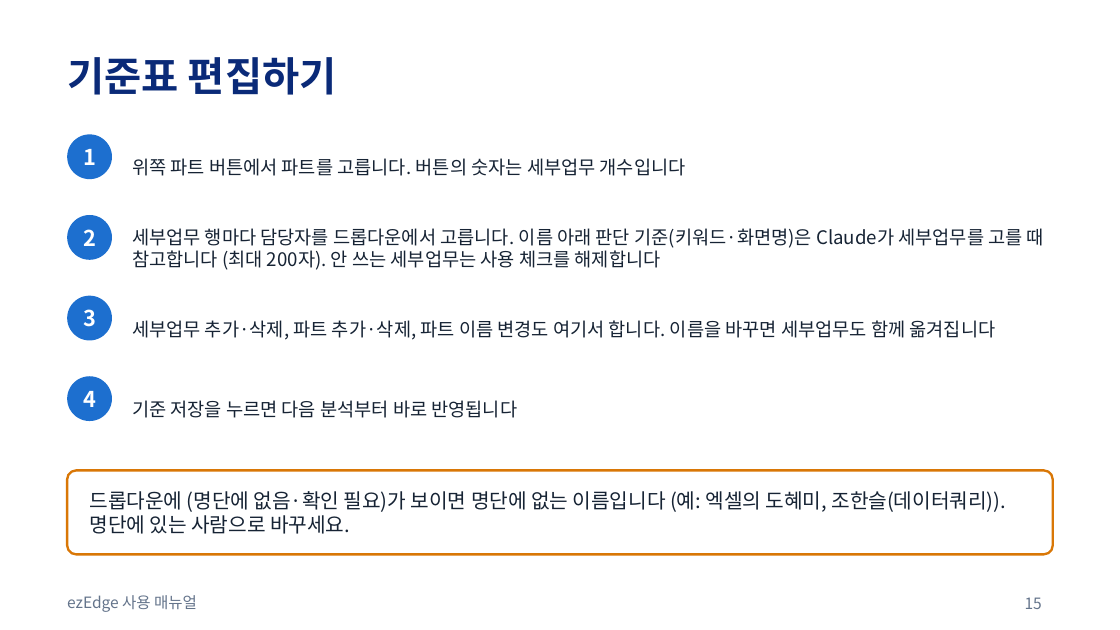
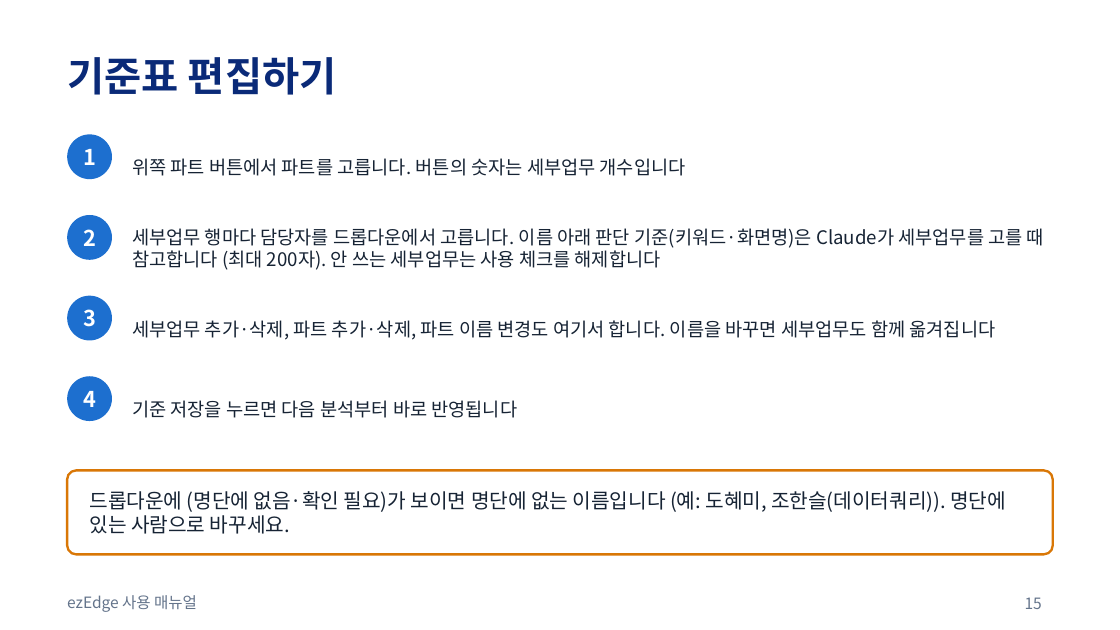
Before and after one commit to heetae2007/zendesk_auto, a slide deck: slide 15 of zendesk_auto/docs/ezEdge_사용매뉴얼.pptx. Drawn at 1120x630 pixels with LibreOffice and Linux fonts; fonts in the diff are those of the drawing. Boxes give left, top, right and bottom in pixels: in the first picture for what was removed or moved away, otherwise in the second. Text is boxed around its words. In the diff, an @@ line names an element or a change of style, - is before the commit and + after.

```diff
--- a/zendesk_auto/docs/ezEdge_사용매뉴얼.pptx
+++ b/zendesk_auto/docs/ezEdge_사용매뉴얼.pptx
@@ text at (90,491,1006,534): text changed @@
-드롭다운에 (명단에 없음·확인 필요)가 보이면 명단에 없는 이름입니다 (예: 엑셀의 도혜미, 조한슬(데이터쿼리)). 명단에 있는 사람으로 바꾸세요.
+드롭다운에 (명단에 없음·확인 필요)가 보이면 명단에 없는 이름입니다 (예: 도혜미, 조한슬(데이터쿼리)). 명단에 있는 사람으로 바꾸세요.
```
Also in this commit, not shown: 1 other slide changed, 7 other files.
